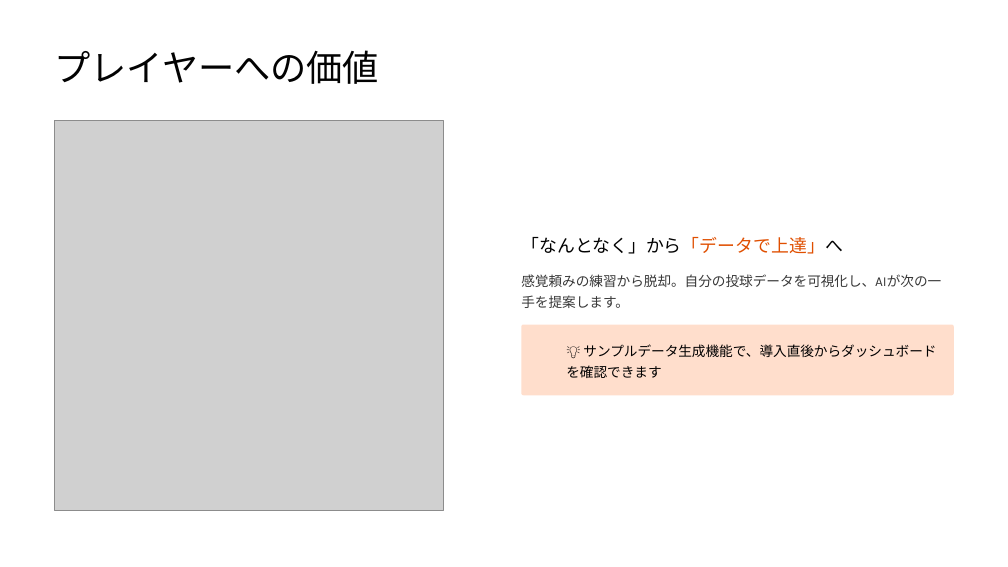
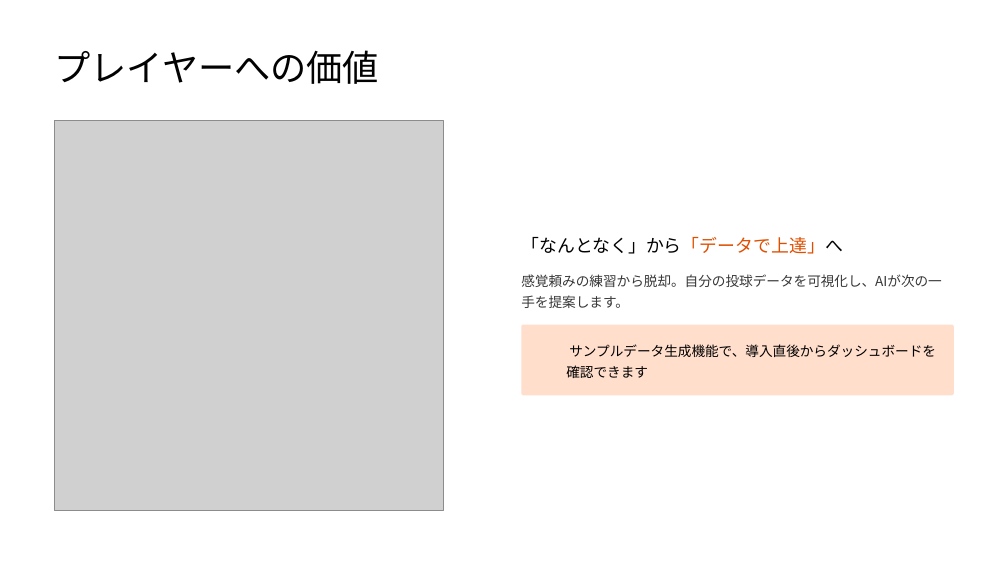
Before and after one commit to LXirgil/IS, a slide deck: slide 8 of AI-Bowling-Master.pptx. Drawn at 1008x567 pixels with LibreOffice and Linux fonts; fonts in the diff are those of the drawing; grey boxes stand for pictures; background and template pictures are left out. Boxes give left, top, right and bottom in pixels: in the first picture for what was removed or moved away, otherwise in the second. Text is boxed around its words. In the diff, an @@ line names an element or a change of style, - is before the commit and + after.

```diff
--- a/AI-Bowling-Master.pptx
+++ b/AI-Bowling-Master.pptx
@@ text "感覚頼みの練習から脱却。自分の投球データを可視化し、AIが次の一手を提案します。" at (521, 274, 942, 308): font Karla to Noto Sans CJK JP @@
@@ text at (566, 344, 936, 378): text changed; font Karla to Noto Sans CJK JP @@
-💡 サンプルデータ生成機能で、導入直後からダッシュボードを確認できます
+サンプルデータ生成機能で、導入直後からダッシュボードを確認できます
```
Also in this commit, not shown: 8 other slides changed, 1 slide removed.
